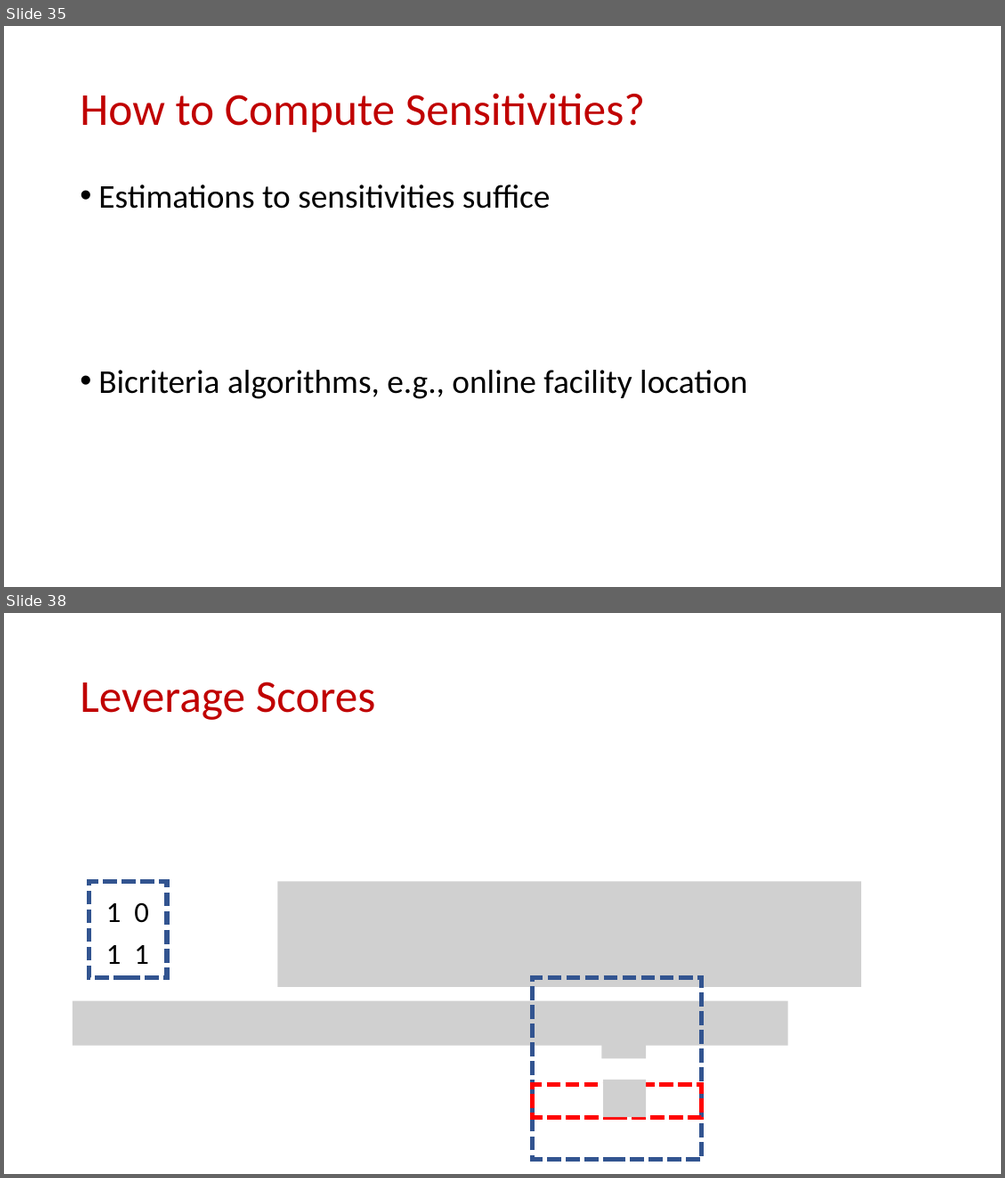
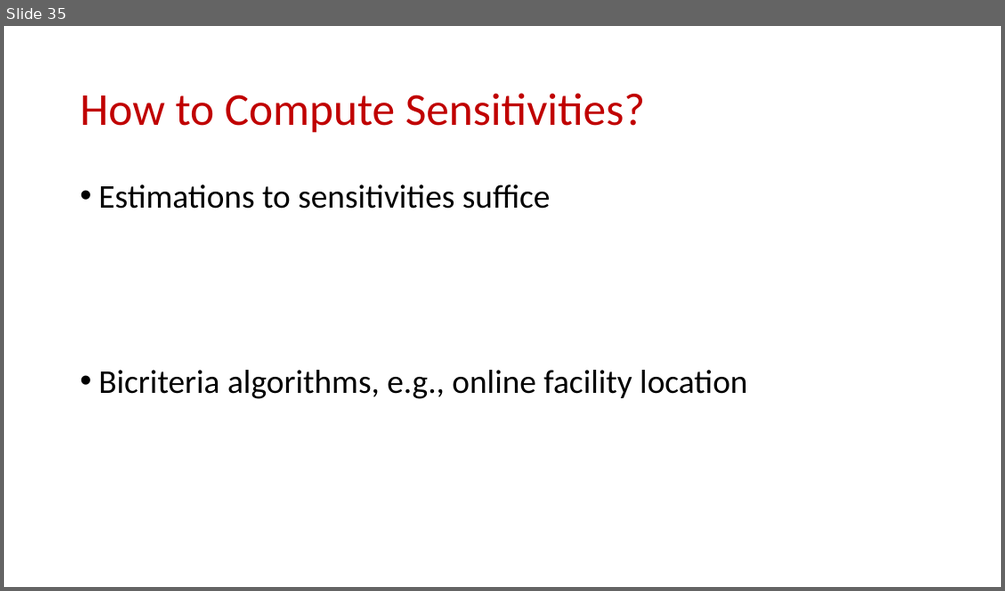
Before and after one commit to samsonzhou/samsonzhou.github.io, a slide deck: CSCE689-23/L25.pptx. Shown one above the other, each under a label of ours: slides 35 and 38 before the commit, slide 35 after it; the slides between them are not shown. The pictures are 1005x1178 and 1005x591 pixels, drawn with LibreOffice and Linux fonts; fonts in the diff are those of the drawing; grey boxes stand for pictures. Boxes give left, top, right and bottom in pixels: in the first picture for what was removed or moved away, otherwise in the second. Text is boxed around its words. In the diff, an @@ line names an element or a change of style, - is before the commit and + after.

```diff
--- a/CSCE689-23/L25.pptx
+++ b/CSCE689-23/L25.pptx
@@ slide 38 removed at (4,613,1001,1174), background #FFFFFF @@
@@ title removed at (80,682,376,720) @@
-Leverage Scores
@@ rectangle removed at (89,882,167,978) @@
@@ text removed at (106,902,149,964) @@
-1 0
-1 1
@@ picture removed at (278,882,862,987) @@
@@ rectangle removed at (533,978,702,1159) @@
@@ picture removed at (73,1001,788,1046) @@
@@ picture removed at (601,1011,646,1059) @@
@@ rectangle removed at (533,1085,702,1117) @@
@@ picture removed at (603,1079,646,1117) @@
```
Also in this commit, not shown: 24 other slides removed, 3 other files.
